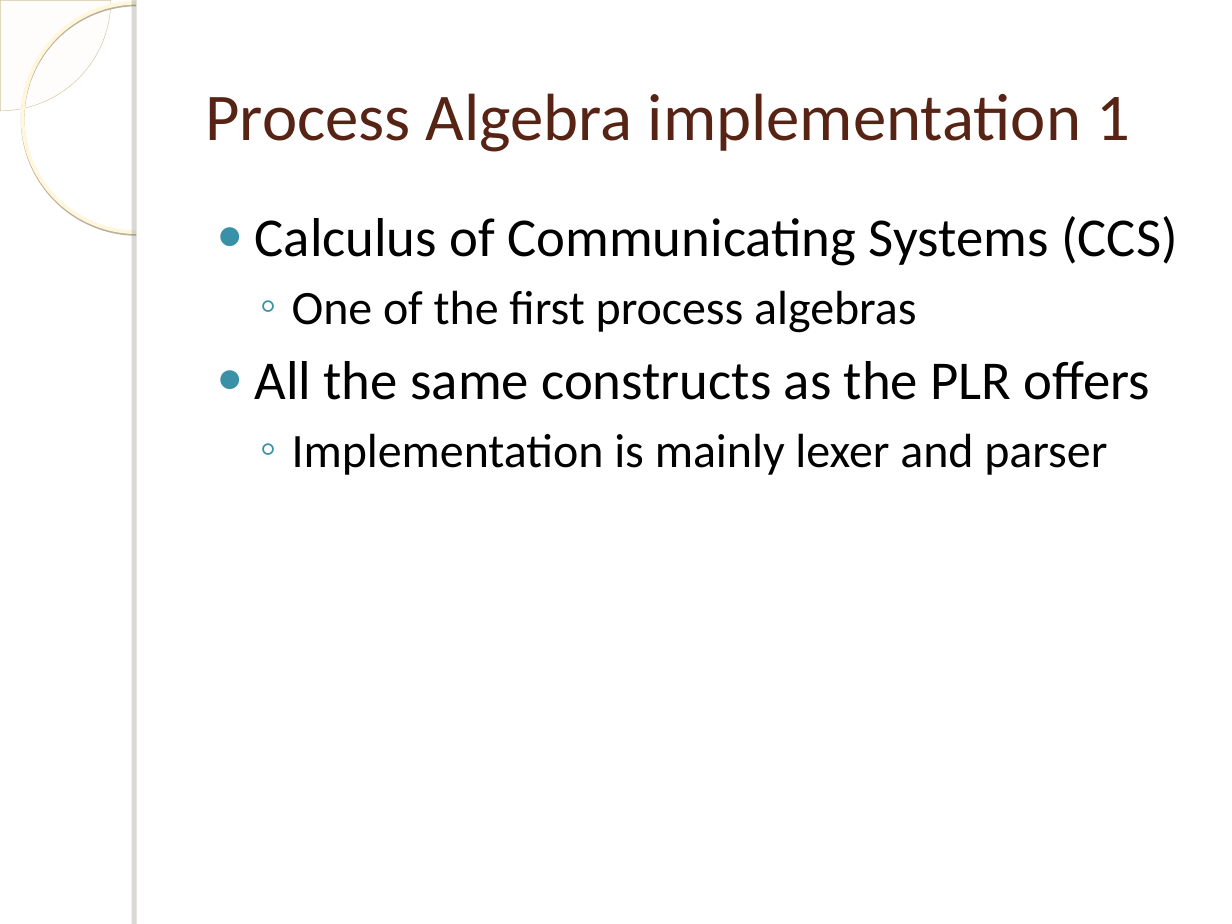
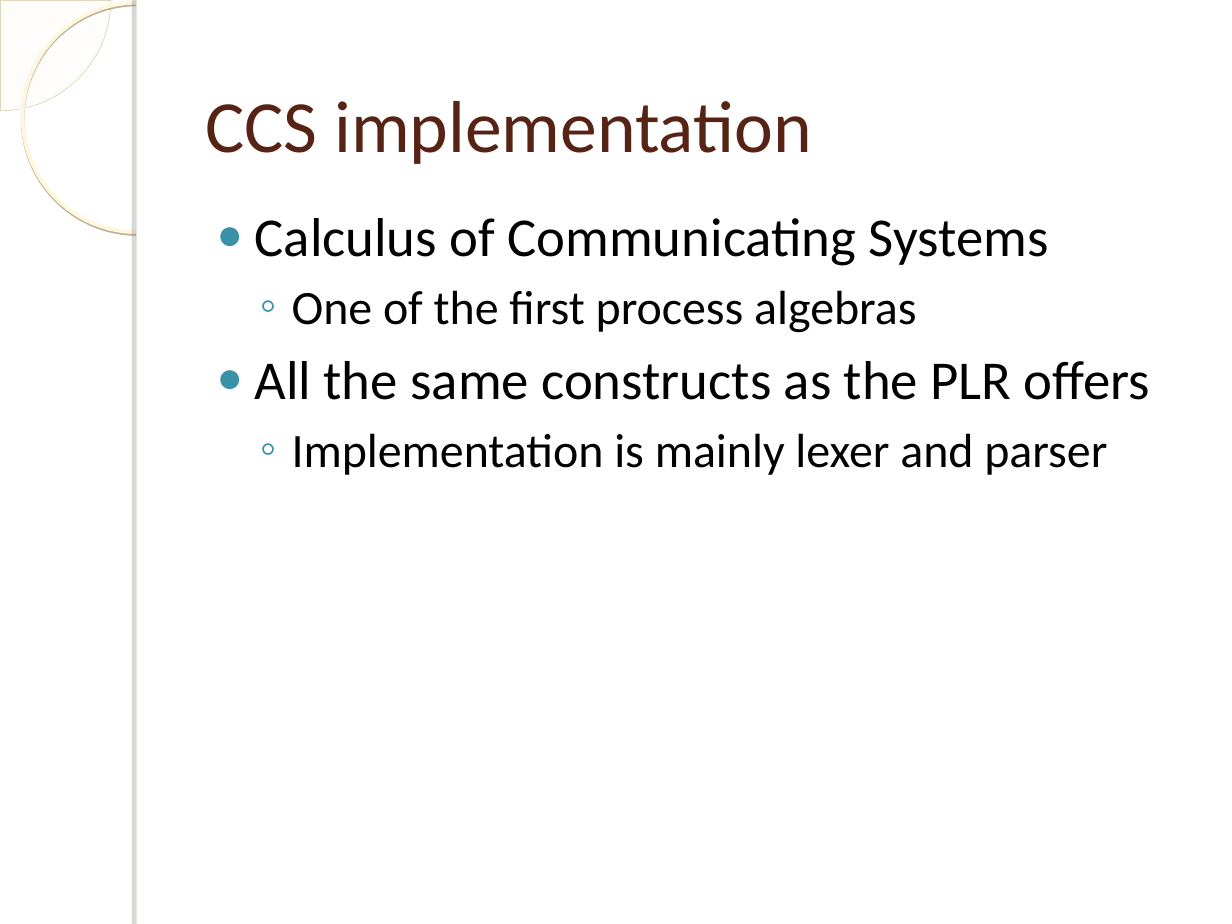
Before and after one commit to einaregilsson/Process-Language-Runtime, a slide deck: slide 12 of presentation.ppt (slide 11 before the commit). Drawn at 1232x924 pixels with LibreOffice and Linux fonts; fonts in the diff are those of the drawing; background and template pictures are left out. Boxes give left, top, right and bottom in pixels: in the first picture for what was removed or moved away, otherwise in the second. Text is boxed around its words. In the diff, an @@ line names an element or a change of style, - is before the commit and + after.

```diff
--- a/presentation.ppt
+++ b/presentation.ppt
@@ title at [205,101,811,164]: text changed; size 39 to 43 pt @@
-Process Algebra implementation 1
+CCS implementation
@@ text at [255,218,1049,266]: text changed @@
-● Calculus of Communicating Systems (CCS)
+● Calculus of Communicating Systems
```
Also in this commit, not shown: 5 other slides changed, 1 slide added.
